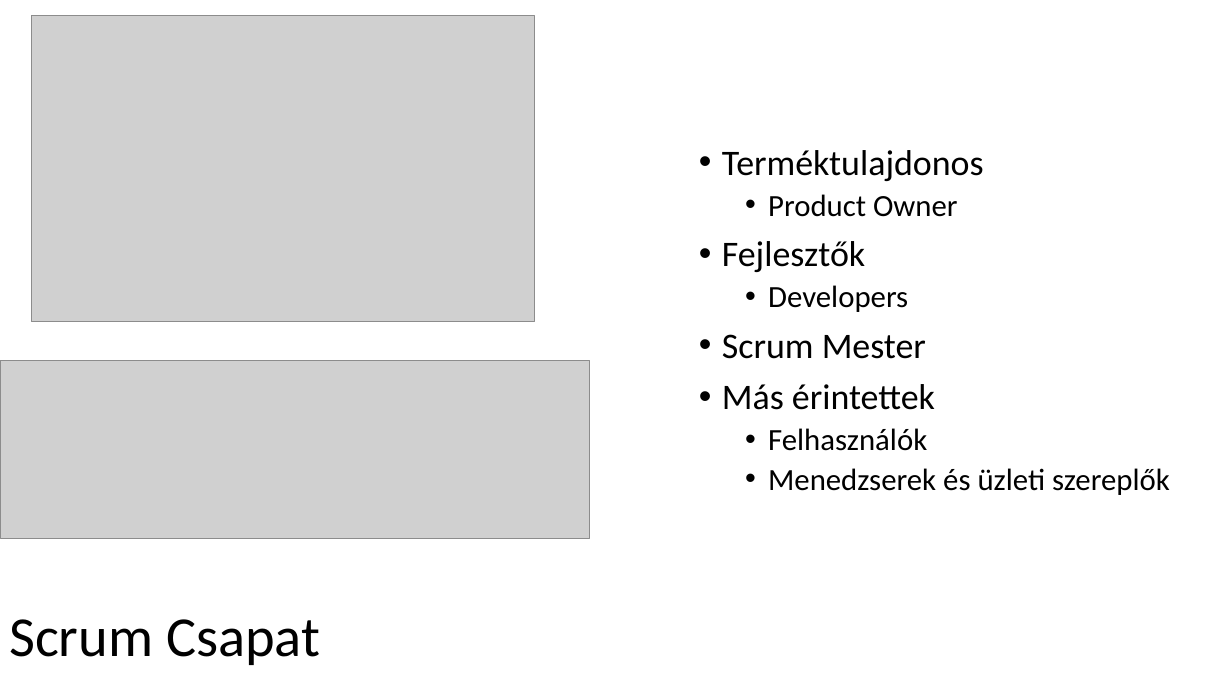
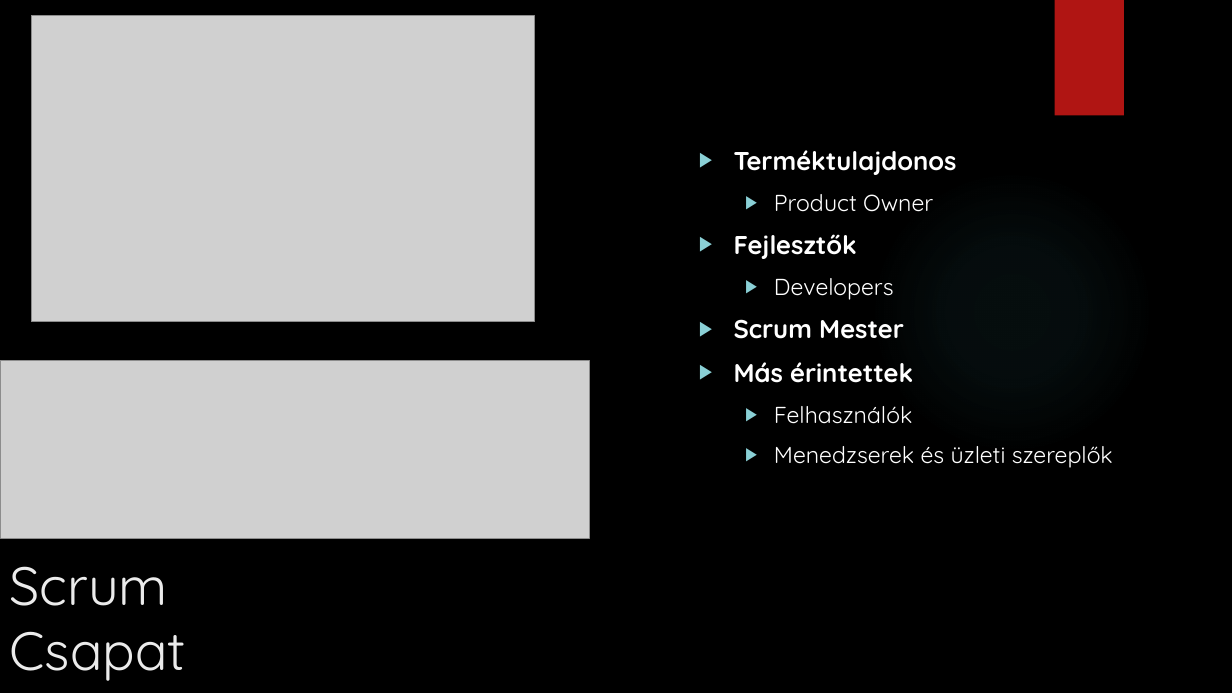
Before and after one commit to MrErik402/PPT, a slide deck: slide 2 of IKT Projekt feladat.pptx. Drawn at 1232x693 pixels with LibreOffice and Linux fonts; fonts in the diff are those of the drawing; grey boxes stand for pictures; background and template pictures are left out. Boxes give left, top, right and bottom in pixels: in the first picture for what was removed or moved away, otherwise in the second. Text is boxed around its words. In the diff, an @@ line names an element or a change of style, - is before the commit and + after.

```diff
--- a/IKT Projekt feladat.pptx
+++ b/IKT Projekt feladat.pptx
@@ background #FFFFFF to picture (left out) @@
@@ rectangle added at box(1055, 0, 1124, 116), fill #B01513 @@
@@ text "Terméktulajdonos" at box(734, 150, 1113, 468): size 28 to 20 pt, bold on in "Terméktulajdonos", "Fejlesztők", "Scrum Mester", "Más érintettek"; font Calibri to Quicksand, text colour #000000 to #FFFFFF; size 24 to 18 pt in "Product Owner", "Developers", "Felhasználók", "Menedzserek és üzleti szereplők"; bullet • to ▶; line spacing 0.9 to 1; more space between paragraphs @@
@@ ellipse added at box(870, 169, 1154, 454), fill gradient #50B9C1 @@
@@ title "Scrum Csapat": place and size @@
-title "Scrum Csapat" at box(9, 619, 320, 665)
+title "Scrum Csapat" at box(9, 566, 186, 681)
@@ title "Scrum Csapat" at box(9, 566, 186, 681): size 44 to 42 pt, font Calibri to Quicksand, text colour #000000 to #EBEBEB; line spacing 0.9 to 1; vertical alignment middle to top @@
```
Also in this commit, not shown: 8 other slides changed, 1 slide added, 1 slide removed.
